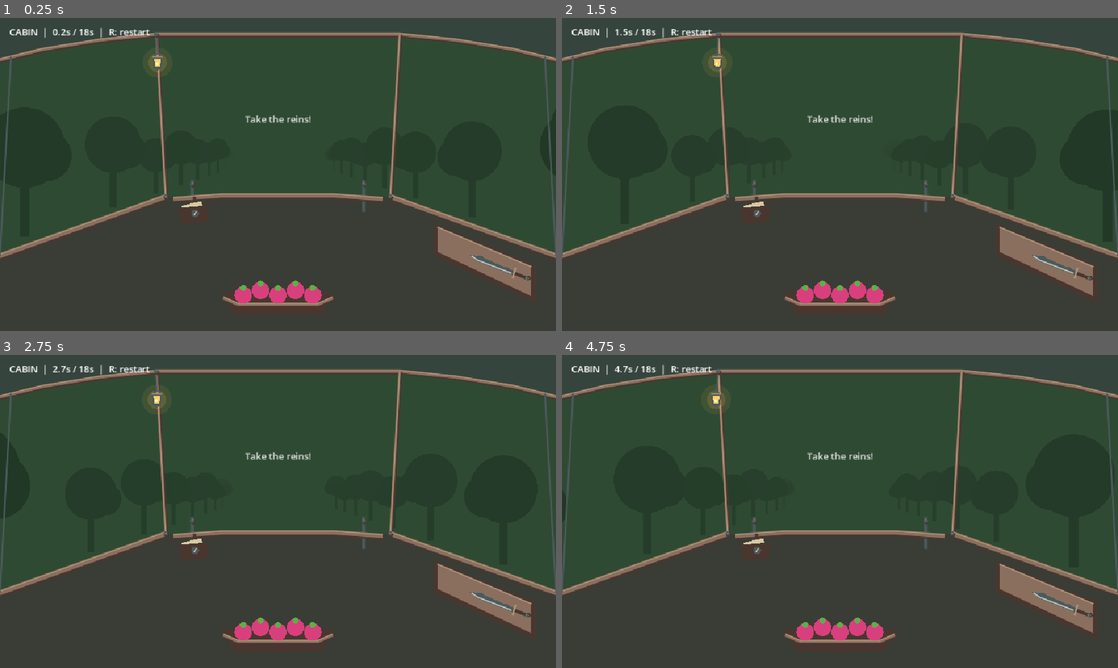
Above: before the commit, frames 1-4 (two rows, left to right).
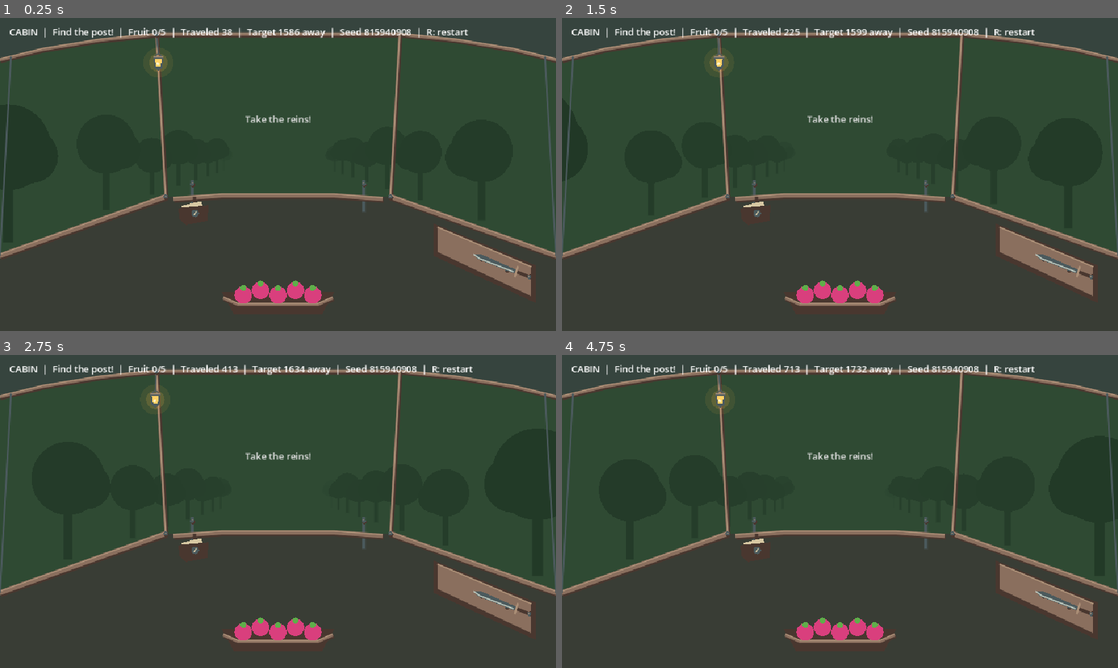
Above: after the commit, the same moments.

Repository: UnderstoodUseYourUsernameHere/carriage-delivery
Game: Godot game, scene res://scenes/delivery.tscn
Two runs of this game, one before a commit and one after it. Both use one fixed random seed, a clock stepped at 60 frames per second and the inputs below.
Inputs (mouse positions are in pixels of both pictures, inside the frame that each line leads up to):
- Up to frame 1 (0.25 s): no input
- Up to frame 2 (1.5 s): click "Take the reins!" at 0.5 s; click "Return to the cabin!" at 1.25 s
- Up to frame 3 (2.75 s): tap Enter at 2 s; move the mouse to (400, 495) at 2.02 s; hold D (steer_right, bound only after the commit) from 2.03 s (still down); tap Alt at 2.1 s; click (400, 495) at 2.17 s
- Up to frame 4 (4.75 s): release D (steer_right, bound only after the commit) at 2.75 s; drag from (728, 527) to (812, 574) at 2.77 s; move the mouse to (895, 442) at 3.52 s; hold D (steer_right, bound only after the commit) 3.53-4.25 s; tap Alt at 3.6 s; drag from (812, 574) to (673, 464) at 4.27 s

The runs differ from the first frame. In frame 1, 1.1% of the frame differs, in the area x 9-96%, y 3-84%; in frame 2, 1.2%; in frame 3, 1.2%; in frame 4, 1.3%.

Commit message:
feat: changed topdown view to a steerable wagon and added objectives to reach with min distance between each objective with clunky fog of war

Diff:
--- a/project.godot
+++ b/project.godot
@@ -32,6 +32,16 @@
 "events": [Object(InputEventKey,"resource_local_to_scene":false,"resource_name":"","device":-1,"window_id":0,"alt_press …(192 unchanged characters)…
 ]
 }
+steer_left={
+"deadzone": 0.2,
+"events": [Object(InputEventKey,"resource_local_to_scene":false,"resource_name":"","device":-1,"window_id":0,"alt_pressed":false,"shift_pressed":false,"ctrl_pressed":false,"meta_pressed":false,"pressed":false,"keycode":0,"physical_keycode":65,"key_label":0,"unicode":97,"location":0,"echo":false,"script":null)
+]
+}
+steer_right={
+"deadzone": 0.2,
+"events": [Object(InputEventKey,"resource_local_to_scene":false,"resource_name":"","device":-1,"window_id":0,"alt_pressed":false,"shift_pressed":false,"ctrl_pressed":false,"meta_pressed":false,"pressed":false,"keycode":0,"physical_keycode":68,"key_label":0,"unicode":100,"location":0,"echo":false,"script":null)
+]
+}
 
 [physics]
 
--- a/scenes/views/cabin_view.tscn
+++ b/scenes/views/cabin_view.tscn
@@ -101,7 +101,7 @@
 offset_right = 912.0
 offset_bottom = 461.0
 rotation = -1.1868238
-pivot_offset = Vector2(12, 96)
+pivot_offset = Vector2(12, 92)
 mouse_filter = 2
 stretch_mode = 5
 script = ExtResource("3_7epd6")
--- a/scenes/views/exterior.tscn
+++ b/scenes/views/exterior.tscn
@@ -1,33 +1,29 @@
 [gd_scene format=3 uid="uid://cxd4oqq5x38c6"]
 
-[ext_resource type="Script" uid="uid://tap43g8kbofe" path="res://scripts/placeholders/route_blockout.gd" id="1_ptsx7"]
+[ext_resource type="Script" uid="uid://jubj1v0yl0bc" path="res://scripts/map/roam_map.gd" id="1_x55si"]
 [ext_resource type="Script" uid="uid://cbbfxrvr0js5b" path="res://scripts/placeholders/placeholder_sprite.gd" id="2_8n8ar"]
-
-[sub_resource type="Curve2D" id="Curve2D_dea0l"]
-_data = {
-"points": PackedVector2Array(0, 0, 0, 0, 75, -2, 0, 0, 0, 0, 260, -47, 0, 0, 0, 0, 374, -50, 0, 0, 0, 0, 582, -42, 0, 0, 0, 0, 836, -14, 0, 0, 0, 0, 1066, -79, 0, 0, 0, 0, 1254, -74, 0, 0, 0, 0, 1408, 10, 0, 0, 0, 0, 1479, 42)
-}
-point_count = 9
+[ext_resource type="Script" uid="uid://n6m1uneqmml8" path="res://scripts/placeholders/forest_blockout.gd" id="2_u5owk"]
+[ext_resource type="Script" uid="uid://ceyr60s1faj7p" path="res://scripts/map/fog_of_war.gd" id="3_svrtn"]
 
 [node name="Exterior" type="Node2D" unique_id=681774207]
+script = ExtResource("1_x55si")
 
-[node name="RouteArt" type="Sprite2D" parent="." unique_id=1994072591]
+[node name="Forest" type="Node2D" parent="." unique_id=1047954047]
+script = ExtResource("2_u5owk")
 
-[node name="RouteBlockout" type="Node2D" parent="." unique_id=936063310 node_paths=PackedStringArray("road_path")]
-script = ExtResource("1_ptsx7")
-road_path = NodePath("../RoadPath")
+[node name="FogOfWar" type="Node2D" parent="." unique_id=1146202799]
+script = ExtResource("3_svrtn")
 
-[node name="RoadPath" type="Path2D" parent="." unique_id=1522154473]
-curve = SubResource("Curve2D_dea0l")
-
-[node name="Travel" type="PathFollow2D" parent="RoadPath" unique_id=2098944074]
+[node name="WagonMarker" type="Sprite2D" parent="." unique_id=932665095]
 position = Vector2(75, -2)
 rotation = -0.23860933
-loop = false
-
-[node name="CarriageArt" type="Sprite2D" parent="RoadPath/Travel" unique_id=932665095]
 script = ExtResource("2_8n8ar")
 placeholder_label = "CART"
 
-[node name="RideCamera" type="Camera2D" parent="RoadPath/Travel" unique_id=1839670378]
-position = Vector2(120, 0)
+[node name="MapCamera" type="Camera2D" parent="." unique_id=1839670378]
+position = Vector2(191.60011, -30.36219)
+rotation = -0.23860933
+limit_left = -2048
+limit_top = -2048
+limit_right = 2048
+limit_bottom = 2048
--- a/scripts/delivery/delivery.gd
+++ b/scripts/delivery/delivery.gd
@@ -2,27 +2,31 @@
 
 enum Seat { CABIN, DRIVER }
 var _seat: Seat = Seat.CABIN
-var _journey
+var _journey: RoamJourney
 
 @onready var _cabin_view: Control = $Overlay/CabinView
 @onready var _driver_view: Control = $Overlay/DriverView
 @onready var _status: Label = $Overlay/Status
-@onready var _travel: PathFollow2D = $Exterior/RoadPath/Travel
+
 @onready var _windows: CabinWindows = $Overlay/CabinView/WindowBackdrop
 @onready var _wagon_skin: LanternWagon = $Overlay/CabinView/CabinArt
-@onready var _exterior: Node2D = $Exterior
+@onready var _map: RoamMap = $Exterior
 
 func _ready() -> void:
 	var take_reins: Button = $Overlay/CabinView/TakeReins
 	var return_to_cabin: Button = $Overlay/DriverView/ReturnToCabin
+
 	take_reins.pressed.connect(_set_seat.bind(Seat.DRIVER))
 	return_to_cabin.pressed.connect(_set_seat.bind(Seat.CABIN))
+
 	_restart()
 
 func _process(delta: float) -> void:
-	if _journey.has_arrived():
-		return
-	_journey.step(delta)
+	var steering := 0.0
+
+	if _seat == Seat.DRIVER:
+		steering = Input.get_axis(&"steer_left", &"steer_right")
+	_journey.step(delta, steering)
 	_present()
 
 func _unhandled_input(event: InputEvent) -> void:
@@ -30,27 +34,37 @@
 		_restart()
 		get_viewport().set_input_as_handled()
 
-func _restart() -> void:
-	_journey = CarriageJourney.new()
+func _restart():
+	_journey = RoamJourney.new()
+	_map.begin_run(_journey)
 	_set_seat(Seat.CABIN)
 
 func _set_seat(next_seat: Seat) -> void:
 	_seat = next_seat
+
 	_cabin_view.visible = _seat == Seat.CABIN
 	_driver_view.visible = _seat == Seat.DRIVER
-	_exterior.visible = _seat == Seat.DRIVER
+	_map.visible = _seat == Seat.DRIVER
+
 	_present()
 
 func _present() -> void:
-	_travel.progress_ratio = _journey.progress_ratio()
-	_windows.set_road_distance(_travel.progress)
-	_wagon_skin.set_road_distance(_travel.progress)
+	_map.present(_journey)
+	_windows.set_road_distance(_journey.odometer)
+	_wagon_skin.set_road_distance(_journey.odometer)
 	_refresh_hud()
 
 func _refresh_hud() -> void:
-	var seat_text := "TOP-DOWN" if _seat == Seat.DRIVER else "CABIN"
-	_status.text = "%s  |  %.1fs / %.0fs  |  R: restart" % [
-		seat_text, _journey.elapsed, CarriageJourney.RIDE_SECONDS
+	var seat_text := "MAP - A/D to steer" if _seat == Seat.DRIVER else "CABIN"
+
+	_status.text = "%s  |  %s  |  Fruit %d/5  |  Traveled %.0f  |  Target %.0f away  |  Seed %d  |  R: restart" % [
+		seat_text,
+		_journey.stage_text(),
+		_journey.fruit,
+		_journey.odometer,
+		_journey.distance_to_target(),
+		_journey.run_seed
 	]
+
 	if _journey.has_arrived():
-		_status.text += "\n Arrived at Ratticus' cidery at long last!"
+		_status.text += "\nDelivered %d dragon fruit to Ratticus!" % _journey.fruit
--- /dev/null
+++ b/scripts/map/fog_of_war.gd
@@ -0,0 +1,45 @@
+class_name FogOfWar
+extends Node2D
+
+const FOG := Color("#101b15")
+
+var _journey: RoamJourney
+var _last_revealed_count := -1
+
+func begin_run(journey: RoamJourney) -> void:
+	_journey = journey
+	_last_revealed_count = -1
+	present(journey)
+
+func present(journey: RoamJourney) -> void:
+	_journey = journey
+
+	var revealed_count := journey.revealed_cells.size()
+	if revealed_count == _last_revealed_count:
+		return
+
+	_last_revealed_count = revealed_count
+	queue_redraw()
+
+func _draw() -> void:
+	if _journey == null:
+		return
+
+	var world := RoamJourney.WORLD_BOUNDS
+	var cell_size := RoamJourney.FOG_CELL
+
+	var first_x := floori(world.position.x / cell_size)
+	var first_y := floori(world.position.y / cell_size)
+	var last_x := ceili(world.end.x / cell_size)
+	var last_y := ceili(world.end.y / cell_size)
+
+	for y in range(first_y, last_y):
+		for x in range(first_x, last_x):
+			var cell := Vector2i(x, y)
+			if _journey.revealed_cells.has(cell):
+				continue
+			var rectangle := Rect2(
+				Vector2(x, y) * cell_size,
+				Vector2.ONE * cell_size
+			)
+			draw_rect(rectangle.grow(0.5), FOG)
--- /dev/null
+++ b/scripts/map/roam_map.gd
@@ -0,0 +1,28 @@
+class_name RoamMap
+extends Node2D
+
+@onready var _forest: ForestBlockout = $Forest
+@onready var _fog: FogOfWar = $FogOfWar
+@onready var _wagon_marker: Sprite2D = $WagonMarker
+@onready var _camera: Camera2D = $MapCamera
+
+func _ready() -> void:
+	_camera.enabled = true
+	_camera.make_current()
+
+func begin_run(journey: RoamJourney) -> void:
+	var clearings := PackedVector2Array()
+	clearings.append(Vector2.ZERO)
+
+	for waypoint in journey.waypoints:
+		clearings.append(waypoint)
+
+	_forest.begin_run(journey.run_seed, clearings)
+	_fog.begin_run(journey)
+	present(journey)
+
+func present(journey: RoamJourney) -> void:
+	_wagon_marker.position = journey.position
+	_wagon_marker.rotation = journey.heading
+	_camera.position = journey.position
+	_fog.present(journey)
--- /dev/null
+++ b/scripts/placeholders/forest_blockout.gd
@@ -0,0 +1,81 @@
+@tool
+class_name ForestBlockout
+extends Node2D
+
+const GROUND := Color("#2f4a33")
+const TREE_DARK := Color("#1d332")
+const TREE_LIGHT := Color("#29422e")
+const STONE := Color("#a39a88")
+const BORDER := Color("#1a2a1e")
+
+var _clearings := PackedVector2Array()
+var _tree_positions: Array[Vector2] = []
+var _tree_radi: Array[float] = []
+var _tree_colors: Array[Color] = []
+var _stone_positions: Array[Vector2] = []
+
+func begin_run(seed_value: int, clearings: PackedVector2Array) -> void:
+	_clearings = clearings.duplicate()
+	_tree_positions.clear()
+	_tree_radi.clear()
+	_tree_colors.clear()
+	_stone_positions.clear()
+
+	var world := RoamJourney.WORLD_BOUNDS
+
+	var tree_rng := RandomNumberGenerator.new()
+	tree_rng.seed = seed_value
+
+	for _index in range(850):
+		var point := Vector2(
+			tree_rng.randf_range(world.position.x, world.end.x),
+			tree_rng.randf_range(world.position.y, world.end.y)
+		)
+		var radius := tree_rng.randf_range(16.0, 34.0)
+		var tint := TREE_DARK if tree_rng.randf() < 0.65 else TREE_LIGHT
+
+		if _inside_clearing(point, radius):
+			continue
+
+		_tree_positions.append(point)
+		_tree_radi.append(radius)
+		_tree_colors.append(tint)
+
+	var stone_rng := RandomNumberGenerator.new()
+	stone_rng.seed = seed_value + 1
+
+	for _index in range(260):
+		_stone_positions.append(Vector2(
+			stone_rng.randf_range(world.position.x, world.end.x),
+			stone_rng.randf_range(world.position.y, world.end.y)
+		))
+
+	queue_redraw()
+
+func _inside_clearing(point: Vector2, radius: float) -> bool:
+	for clearing in _clearings:
+		if point.distance_to(clearing) < 180.0 + radius:
+			return true
+
+	return false
+
+func _draw() -> void:
+	var world := RoamJourney.WORLD_BOUNDS
+	draw_rect(world, GROUND)
+
+	for index in range(_tree_positions.size()):
+		var point := _tree_positions[index]
+		var radius := _tree_radi[index]
+		var tint := _tree_colors[index]
+
+		draw_circle(point, radius, tint)
+		draw_circle(
+			point + Vector2(-radius * 0.3, radius * 0.2),
+			radius * 0.6,
+			tint
+		)
+
+	for point in _stone_positions:
+		draw_circle(point, 3.5, STONE)
+
+	draw_rect(world, BORDER, false, 38.0)
Not shown, added: scripts/map/fog_of_war.gd.uid
Not shown, added: scripts/map/roam_map.gd.uid
Not shown, added: scripts/placeholders/forest_blockout.gd.uid
